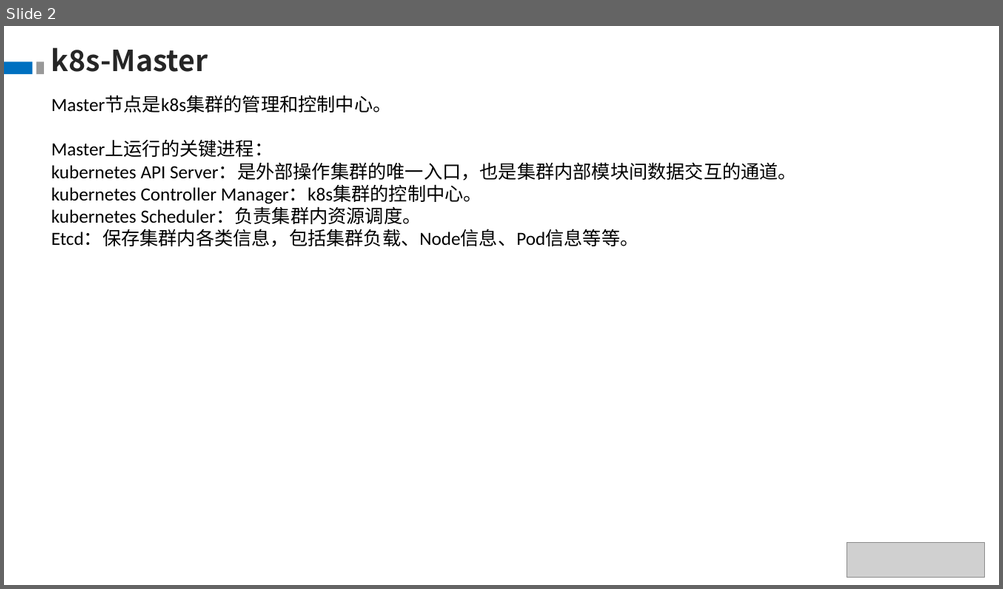
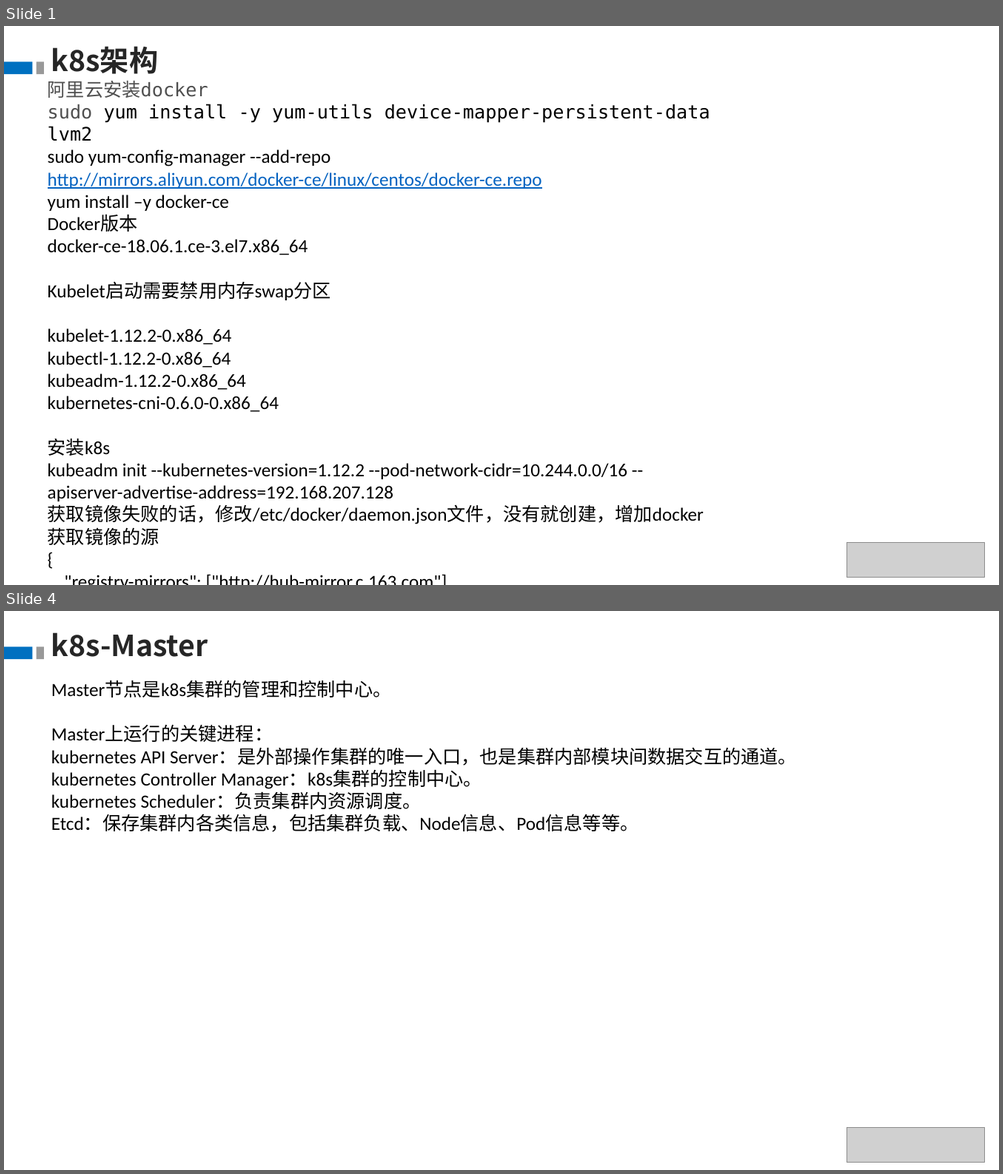
Before and after one commit to theDEADpool/data_structure, a slide deck: k8s.pptx. Shown one above the other, each under a label of ours: slide 2 before the commit, slides 1 and 4 after it; the slides between them are not shown. The pictures are 1003x589 and 1003x1174 pixels, drawn with LibreOffice and Linux fonts; fonts in the diff are those of the drawing; grey boxes stand for pictures. Boxes give left, top, right and bottom in pixels: in the first picture for what was removed or moved away, otherwise in the second. Text is boxed around its words. In the diff, an @@ line names an element or a change of style, - is before the commit and + after.

```diff
--- a/k8s.pptx
+++ b/k8s.pptx
@@ slide 1 added at box(4, 26, 999, 585), background #FFFFFF @@
@@ text added at box(51, 46, 158, 74), 28 pt, text #262626, bold @@
+k8s架构
@@ rectangle added at box(4, 62, 32, 75), fill #0070C0 @@
@@ rectangle added at box(36, 62, 43, 75), fill #999999 @@
@@ text added at box(48, 81, 710, 525), 18 pt, text #000000 @@
+阿里云安装docker
+sudo yum install -y yum-utils device-mapper-persistent-data lvm2
+sudo yum-config-manager --add-repo http://mirrors.aliyun.com/docker-ce/linux/centos/docker-ce.repo
+yum install –y docker-ce
+Docker版本
+docker-ce-18.06.1.ce-3.el7.x86_64
+Kubelet启动需要禁用内存swap分区
+kubelet-1.12.2-0.x86_64
+kubectl-1.12.2-0.x86_64
+kubeadm-1.12.2-0.x86_64
+kubernetes-cni-0.6.0-0.x86_64
+安装k8s
+kubeadm init --kubernetes-version=1.12.2 --pod-network-cidr=10.244.0.0/16 --apiserver-advertise-address=192.168.207.128
+获取镜像失败的话，修改/etc/docker/daemon.json文件，没有就创建，增加docker获取镜像的源
+{
+"registry-mirrors": ["http://hub-mirror.c.163.com"]
+}
@@ picture added at box(847, 543, 984, 578) @@
@@ what was slide 2 is now slide 4 @@
```
Also in this commit, not shown: 3 slides changed, 7 other slides added.
